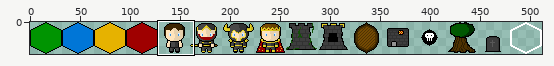
Sprite sheet: core/assets/Sprites/spritesheet.png. The picture above shows the old version from afar; the outline marks the close-up.
Close-up. Before:
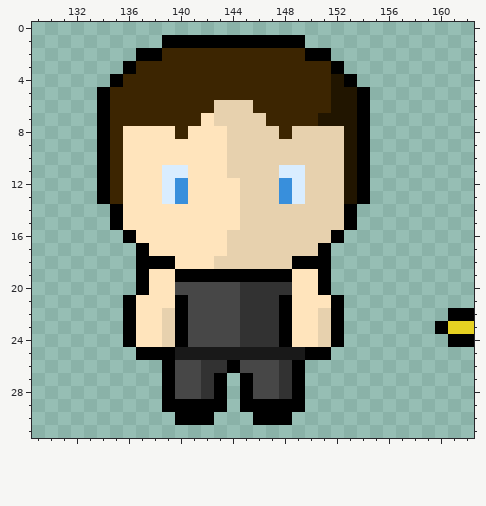
The file is 512x32 pixels. Colours within 5 levels of each other are drawn and written as one. Shown: x 129..162, y 0..31.
After the commit:
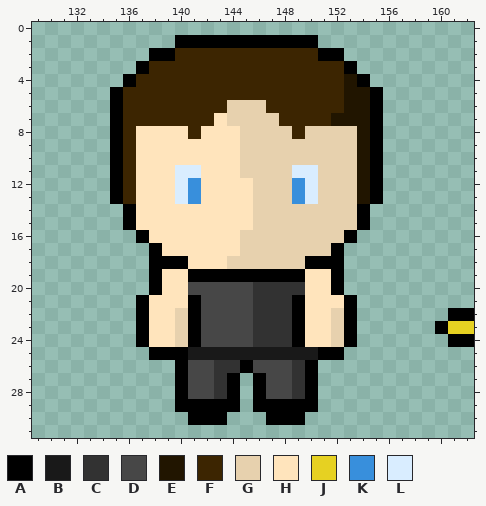
Palette (. is transparent): A #000000  B #191919  C #323232  D #474747  E #211500  F #3c2501  G #e7d1ae  H #ffe4bc  J #e6d122  K #388fdc  L #d9edff
What changed:
@@ x 129..162 @@
  0 ..................................
- 1 ..........AAAAAAAAAAA.............
- 2 ........AAFFFFFFFFFFFAA...........
- 3 .......AFFFFFFFFFFFFFFFA..........
- 4 ......AFFFFFFFFFFFFFFFFEA.........
- 5 .....AFFFFFFFFFFFFFFFFFEEA........
- 6 .....AFFFFFFFFGGGFFFFFFEEA........
- 7 .....AFFFFFFFHGGGGFFFFEEEA........
- 8 .....AFHHHHFHHHGGGGFGGGGEA........
- 9 .....AFHHHHHHHHGGGGGGGGGEA........
-10 .....AFHHHHHHHHGGGGGGGGGEA........
-11 .....AFHHHLLHHHGGGGLLGGGEA........
-12 .....AFHHHLKHHHHGGGKLGGGEA........
-13 .....AFHHHLKHHHHGGGKLGGGEA........
-14 ......AHHHHHHHHHGGGGGGGGA.........
-15 ......AHHHHHHHHHGGGGGGGGA.........
-16 .......AHHHHHHHGGGGGGGGA..........
-17 ........AHHHHHHGGGGGGGA...........
-18 ........AAAHHHGGGGGGAAA...........
-19 ........AHHAAAAAAAAAHHA...........
-20 ........AHHDDDDDCCCCHHA...........
-21 .......AHHHADDDDCCCAHHHA..........
-22 .......AHHGADDDDCCCAHHGA........AA
-23 .......AHHGADDDDCCCAHHGA.......AJJ
-24 .......AHHGADDDDCCCAHHGA........AA
-25 ........AAABBBBBBBBBBAA...........
-26 ..........ADDCCADDDCA.............
-27 ..........ADDCA.ADDCA.............
-28 ..........ADDCA.ADDCA.............
-29 ..........AAAAA.AAAAA.............
-30 ...........AAA...AAA..............
+ 1 ...........AAAAAAAAAAA............
+ 2 .........AAFFFFFFFFFFFAA..........
+ 3 ........AFFFFFFFFFFFFFFFA.........
+ 4 .......AFFFFFFFFFFFFFFFFEA........
+ 5 ......AFFFFFFFFFFFFFFFFFEEA.......
+ 6 ......AFFFFFFFFGGGFFFFFFEEA.......
+ 7 ......AFFFFFFFHGGGGFFFFEEEA.......
+ 8 ......AFHHHHFHHHGGGGFGGGGEA.......
+ 9 ......AFHHHHHHHHGGGGGGGGGEA.......
+10 ......AFHHHHHHHHGGGGGGGGGEA.......
+11 ......AFHHHLLHHHGGGGLLGGGEA.......
+12 ......AFHHHLKHHHHGGGKLGGGEA.......
+13 ......AFHHHLKHHHHGGGKLGGGEA.......
+14 .......AHHHHHHHHHGGGGGGGGA........
+15 .......AHHHHHHHHHGGGGGGGGA........
+16 ........AHHHHHHHGGGGGGGGA.........
+17 .........AHHHHHHGGGGGGGA..........
+18 .........AAAHHHGGGGGGAAA..........
+19 .........AHHAAAAAAAAAHHA..........
+20 .........AHHDDDDDCCCCHHA..........
+21 ........AHHHADDDDCCCAHHHA.........
+22 ........AHHGADDDDCCCAHHGA.......AA
+23 ........AHHGADDDDCCCAHHGA......AJJ
+24 ........AHHGADDDDCCCAHHGA.......AA
+25 .........AAABBBBBBBBBBAA..........
+26 ...........ADDCCADDDCA............
+27 ...........ADDCA.ADDCA............
+28 ...........ADDCA.ADDCA............
+29 ...........AAAAA.AAAAA............
+30 ............AAA...AAA.............
 31 ..................................
Pixel boxes of the changes (left, top, right, bottom) in both close-ups:
changed: (97, 35, 383, 425)
